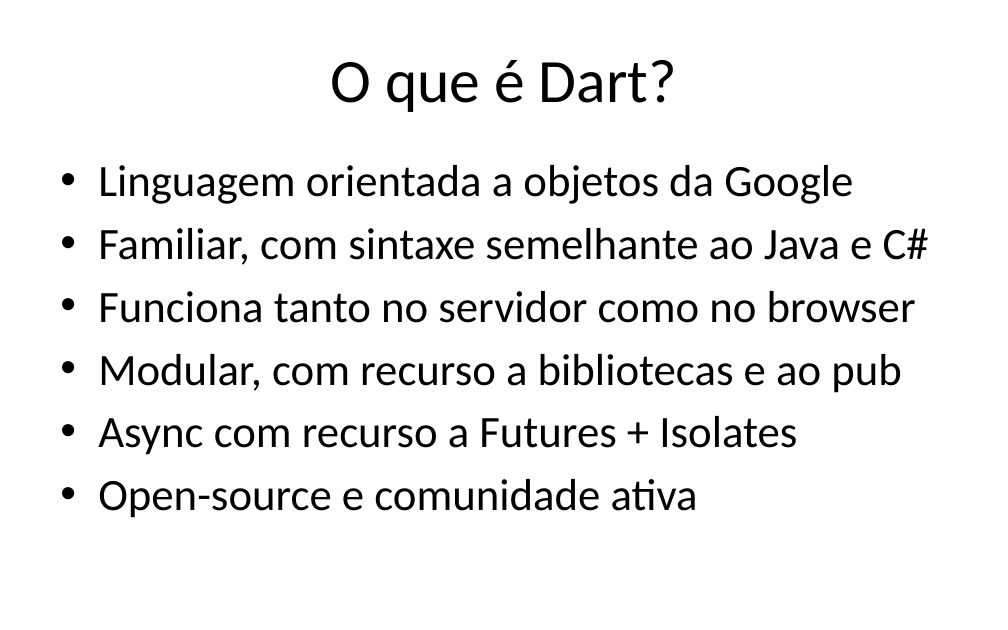
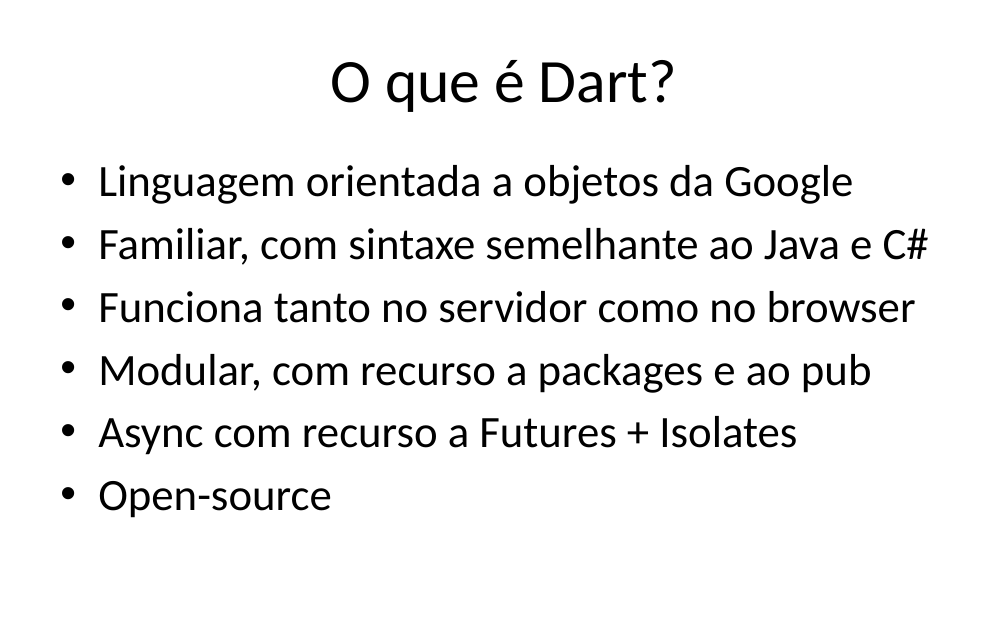
Before and after one commit to iptomar/letrinhas_si, a slide deck: slide 28 of Apresentacoes/v01.pptx. Drawn at 1008x630 pixels with LibreOffice and Linux fonts; fonts in the diff are those of the drawing; background and template pictures are left out. Boxes give left, top, right and bottom in pixels: in the first picture for what was removed or moved away, otherwise in the second. Text is boxed around its words. In the diff, an @@ line names an element or a change of style, - is before the commit and + after.

```diff
--- a/Apresentacoes/v01.pptx
+++ b/Apresentacoes/v01.pptx
@@ text at (98,354,872,393): text changed @@
-• Modular, com recurso a bibliotecas e ao pub
+• Modular, com recurso a packages e ao pub
@@ text at (98,481,331,518): text changed @@
-• Open-source e comunidade ativa
+• Open-source
```
Also in this commit, not shown: 3 other slides changed.
